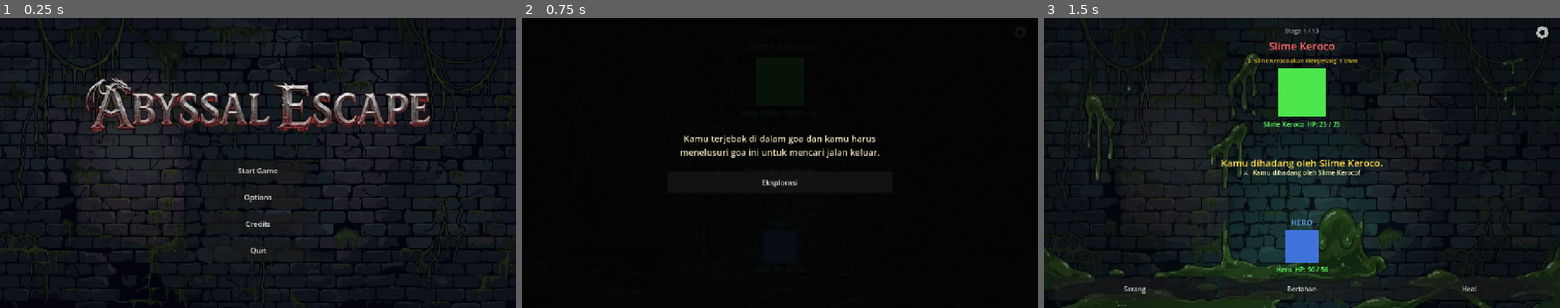
Above: before the commit, frames 1-3 (left to right).
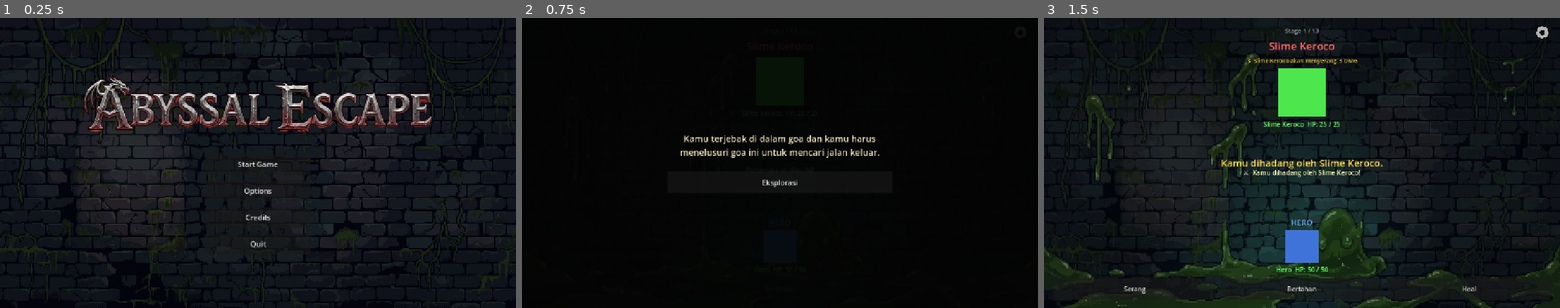
Above: after the commit, the same moments.

Repository: nauvalaslam/abyssal-escape
Game: Godot game, scene res://scenes/main_menu/main_menu.tscn
The game is run twice, just before and just after one commit, with the same random seed, the same clock (stepped at 60 frames per second) and the same inputs.
Inputs:
- Up to frame 1 (0.25 s): no input
- Up to frame 2 (0.75 s): click "Start Game" at 0.5 s
- Up to frame 3 (1.5 s): click "Eksplorasi" at 1.25 s

The runs differ from the first frame. In frame 1, 3.5% of the frame differs, in the area x 16-84%, y 19-82%; in frame 2, nothing differs; in frame 3, nothing differs.

Commit message:
feat: use user upscaled title logo image with optimized bounding box

Diff:
--- a/scenes/main_menu/main_menu.tscn
+++ b/scenes/main_menu/main_menu.tscn
@@ -47,7 +47,7 @@
 theme_override_constants/separation = 14
 
 [node name="TitleLogo" type="TextureRect" parent="CenterContainer/VBoxContainer" unique_id=1128251365]
-custom_minimum_size = Vector2(900, 192)
+custom_minimum_size = Vector2(880, 160)
 layout_mode = 2
 size_flags_horizontal = 4
 expand_mode = 1
Binary file changed: assets/title/title_logo.png
Binary file changed: assets/title/title_logo_raw.png
